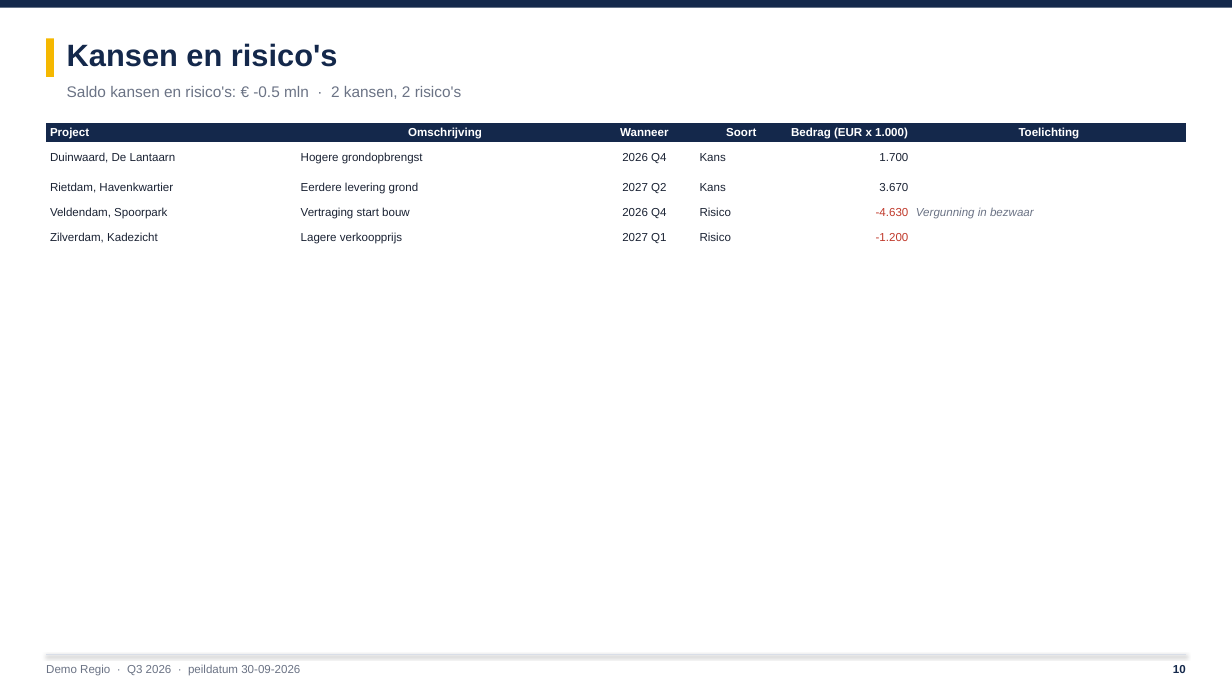
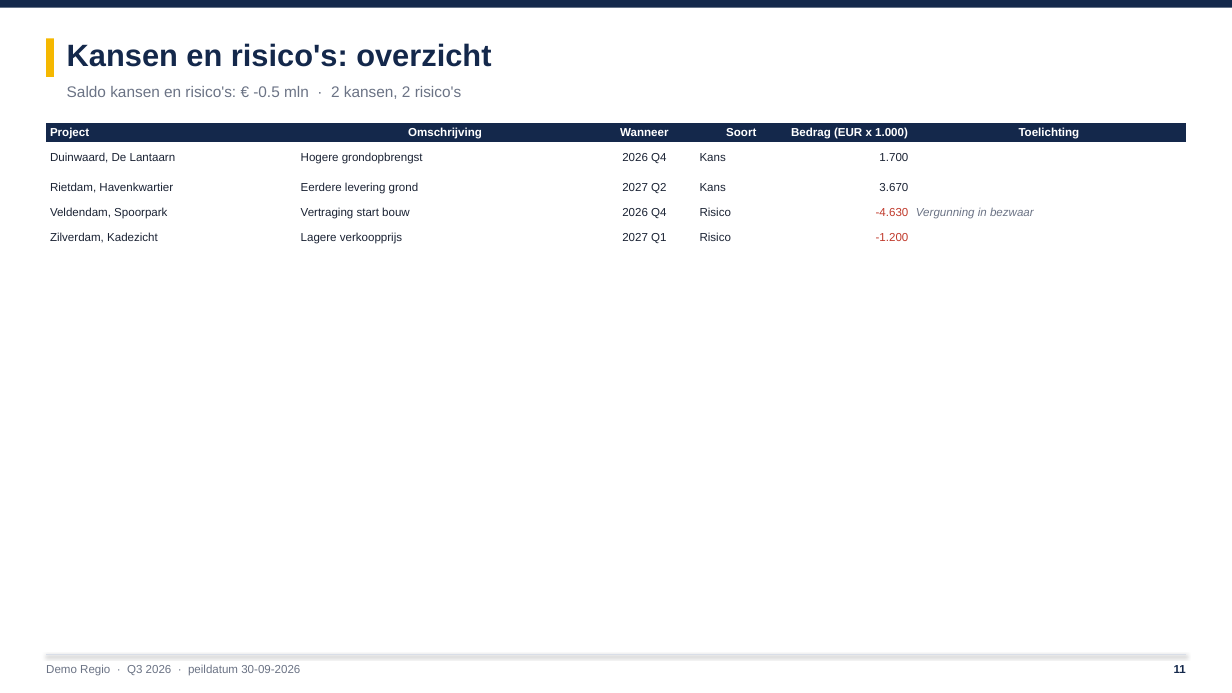
Before and after one commit to LuukLoohuis/Forecast-Builder, a slide deck: slide 11 of docs/Voorbeeld_PowerPoint.pptx (slide 10 before the commit). Drawn at 1232x693 pixels with LibreOffice and Linux fonts; fonts in the diff are those of the drawing. Boxes give left, top, right and bottom in pixels: in the first picture for what was removed or moved away, otherwise in the second. Text is boxed around its words. In the diff, an @@ line names an element or a change of style, - is before the commit and + after.

```diff
--- a/docs/Voorbeeld_PowerPoint.pptx
+++ b/docs/Voorbeeld_PowerPoint.pptx
@@ text at (67,43,491,67): text changed @@
-Kansen en risico's
+Kansen en risico's: overzicht
@@ text at (1174,665,1186,673): text changed @@
-10
+11
```
Also in this commit, not shown: 5 other slides changed, 1 slide added, 7 other files.
